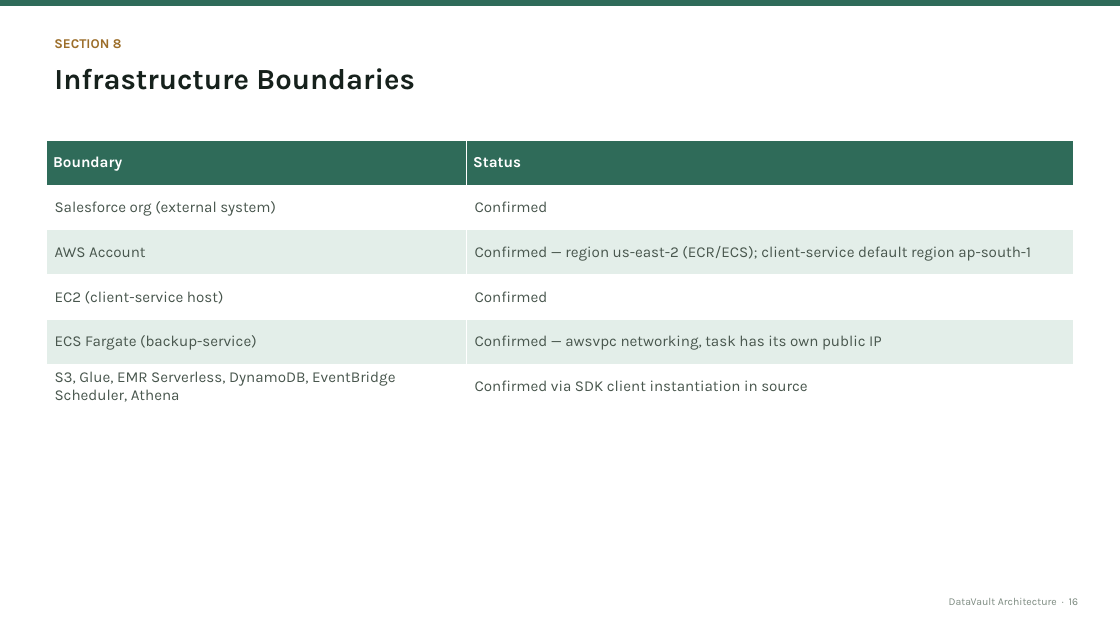
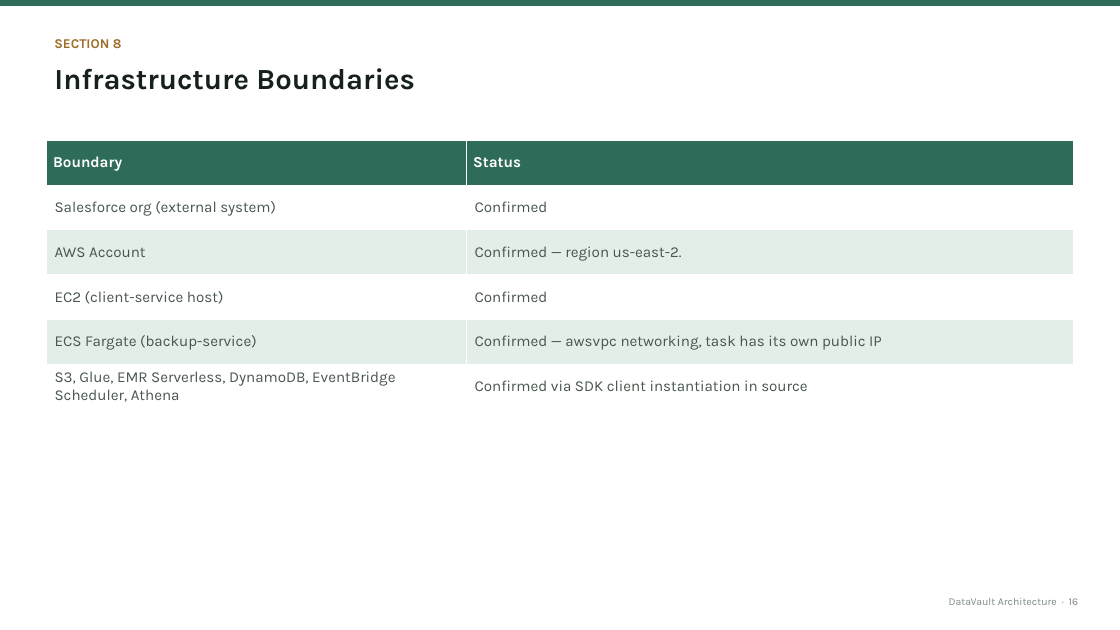
Before and after one commit to ApoorvSynexc/data-vault-service, a slide deck: slide 17 of docs/architecture-graph/DataVault-Architecture.pptx. Drawn at 1120x630 pixels with LibreOffice and Linux fonts; fonts in the diff are those of the drawing. Boxes give left, top, right and bottom in pixels: in the first picture for what was removed or moved away, otherwise in the second. Text is boxed around its words. In the diff, an @@ line names an element or a change of style, - is before the commit and + after.

```diff
--- a/docs/architecture-graph/DataVault-Architecture.pptx
+++ b/docs/architecture-graph/DataVault-Architecture.pptx
@@ table at (x1=46, y1=140, x2=1074, y2=409) @@
-row 3, column 2: Confirmed — region us-east-2 (ECR/ECS); client-service default region ap-south-1
+row 3, column 2: Confirmed — region us-east-2.
```
Also in this commit, not shown: 1 other slide changed, 4 other files.
